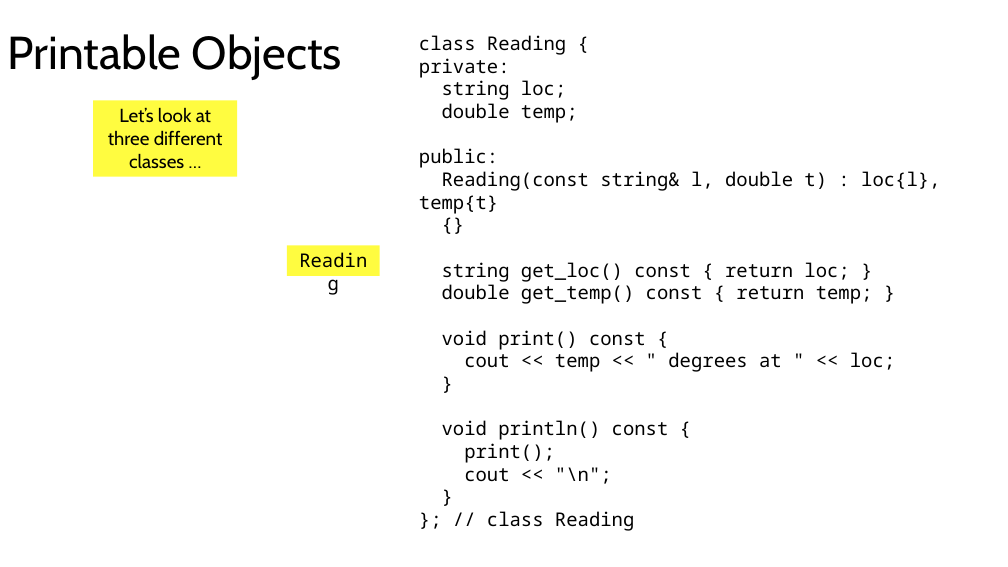
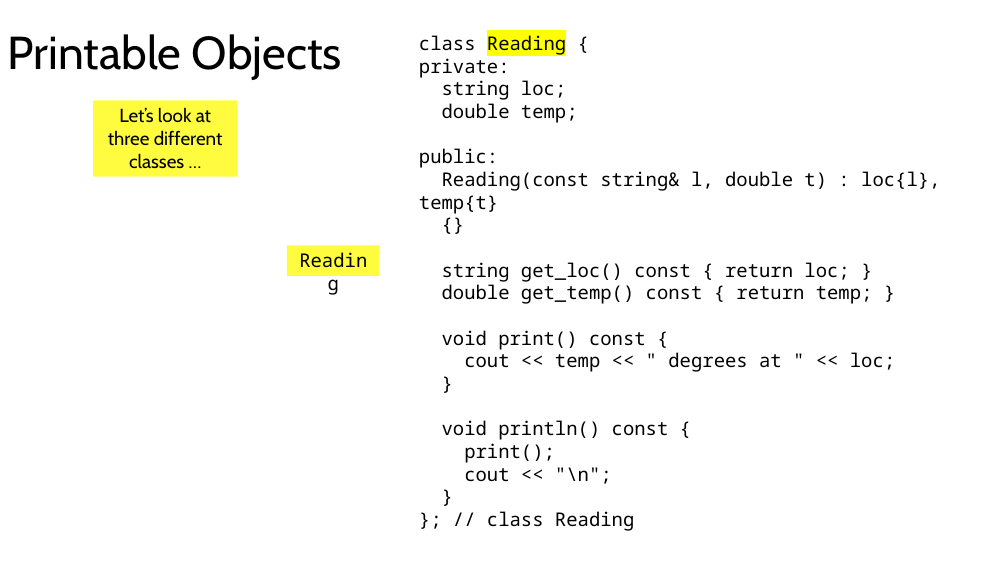
Before and after one commit to tjd1234/cmpt125spring2026, a slide deck: slide 15 of notes/week6/week6.pptx (slide 11 before the commit). Drawn at 1008x567 pixels with LibreOffice and Linux fonts; fonts in the diff are those of the drawing. Boxes give left, top, right and bottom in pixels: in the first picture for what was removed or moved away, otherwise in the second. Text is boxed around its words. In the diff, an @@ line names an element or a change of style, - is before the commit and + after.

```diff
--- a/notes/week6/week6.pptx
+++ b/notes/week6/week6.pptx
@@ text at (x1=419, y1=35, x2=566, y2=55): highlight none to #FFFF00 in "Reading" @@
```
Also in this commit, not shown: 8 other slides changed, 4 slides added, 12 other files.
